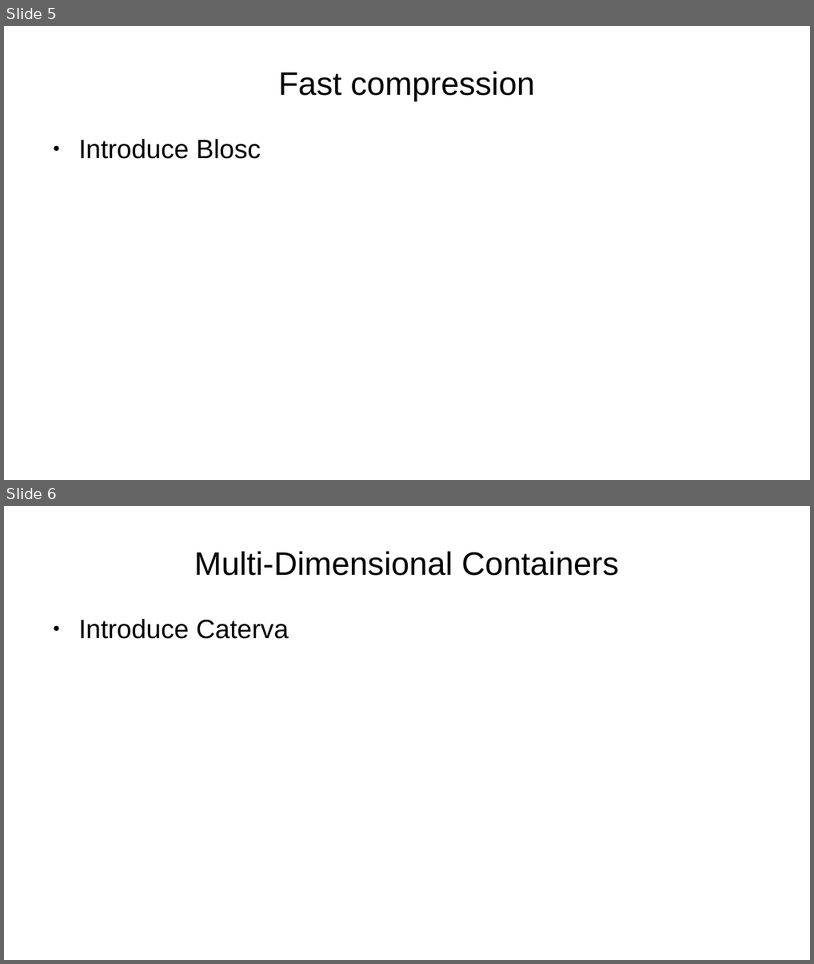
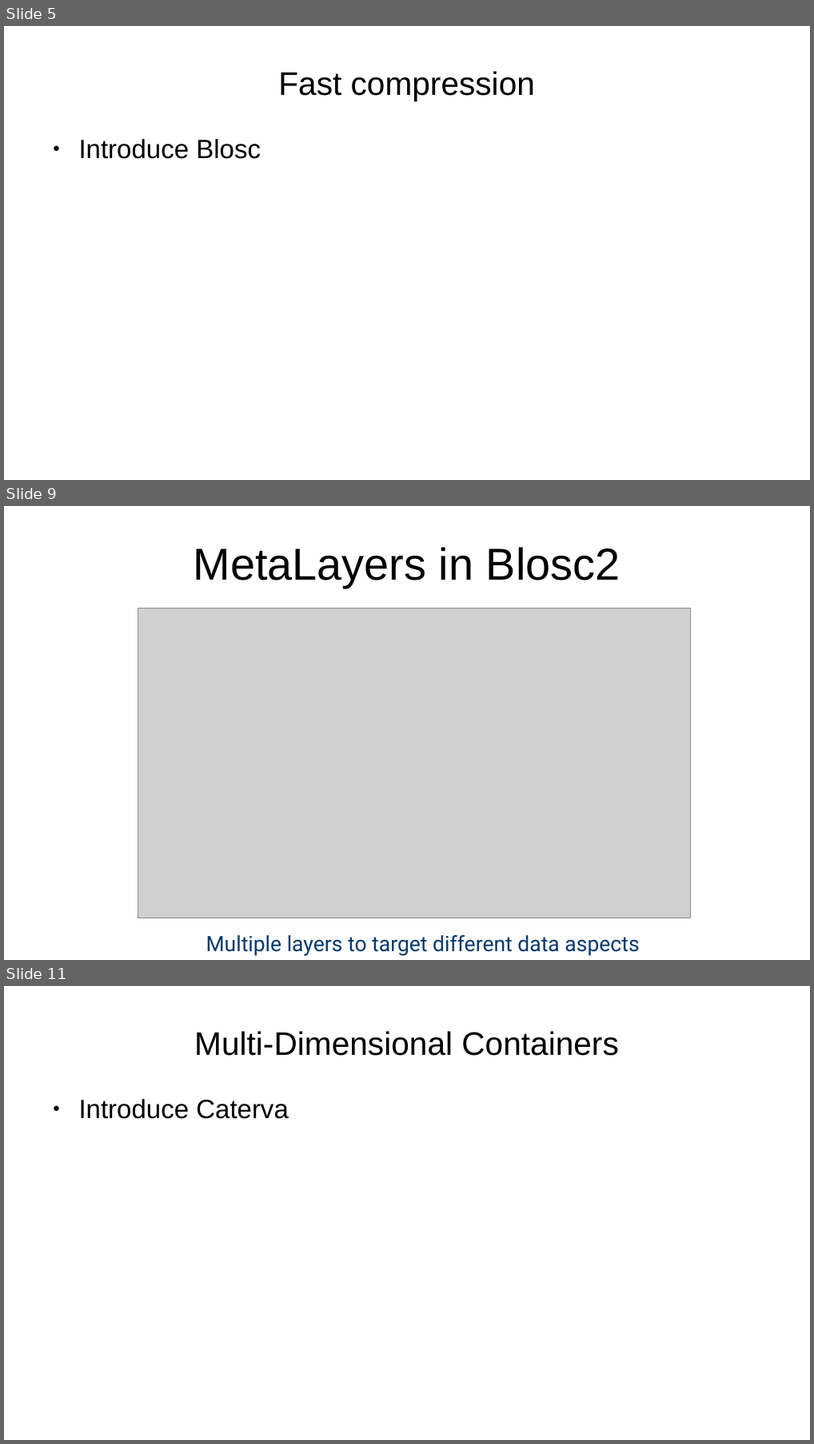
Before and after one commit to inaos/iron-array, a slide deck: decks/pyDataNyc2019.odp. Shown one above the other, each under a label of ours: slides 5 and 6 before the commit, slides 5, 9 and 11 after it; the slides between them are not shown. The pictures are 814x964 and 814x1444 pixels, drawn with LibreOffice and Linux fonts; fonts in the diff are those of the drawing; grey boxes stand for pictures. Boxes give left, top, right and bottom in pixels: in the first picture for what was removed or moved away, otherwise in the second. Text is boxed around its words. In the diff, an @@ line names an element or a change of style, - is before the commit and + after.

Commit message:
adding blosc and caterva slides

```diff
--- a/decks/pyDataNyc2019.odp
+++ b/decks/pyDataNyc2019.odp
@@ slide 9 added at (4,506,810,960), background #FFFFFF @@
@@ title added at (194,547,621,588), 44 pt, text #000000 @@
+MetaLayers in Blosc2
@@ picture added at (138,608,691,918) @@
@@ text added at (206,935,639,956), 20.9 pt, text #073A6C @@
+Multiple layers to target different data aspects
@@ what was slide 6 is now slide 11 @@
```
Also in this commit, not shown: 11 other slides added.
